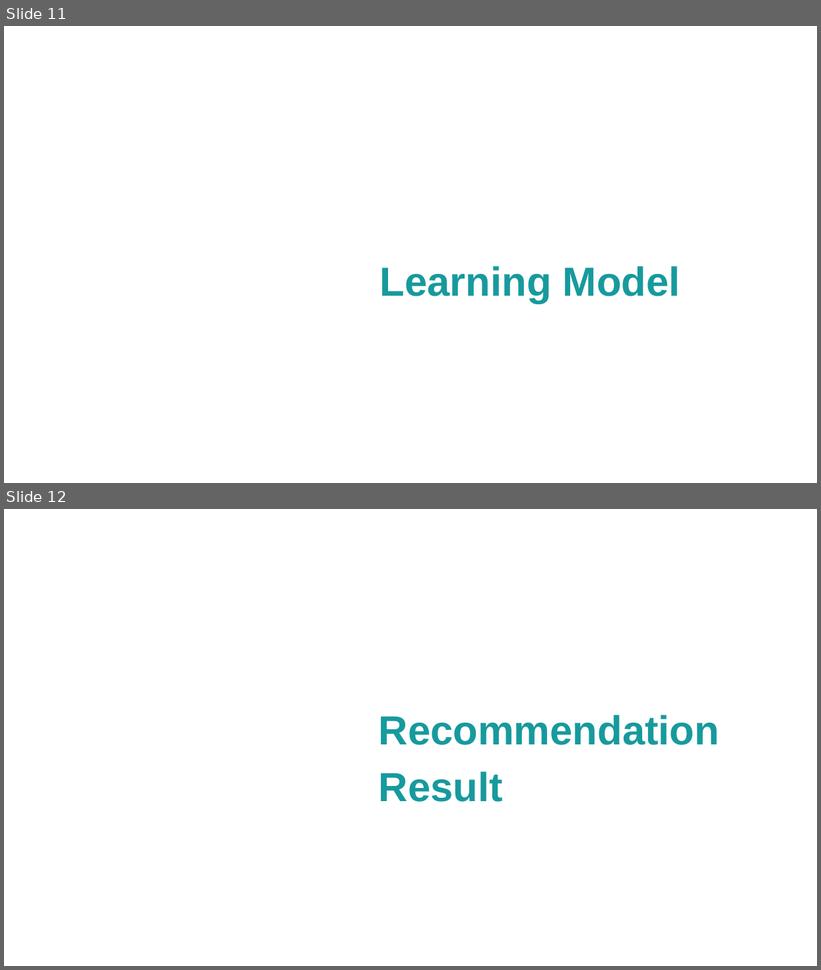
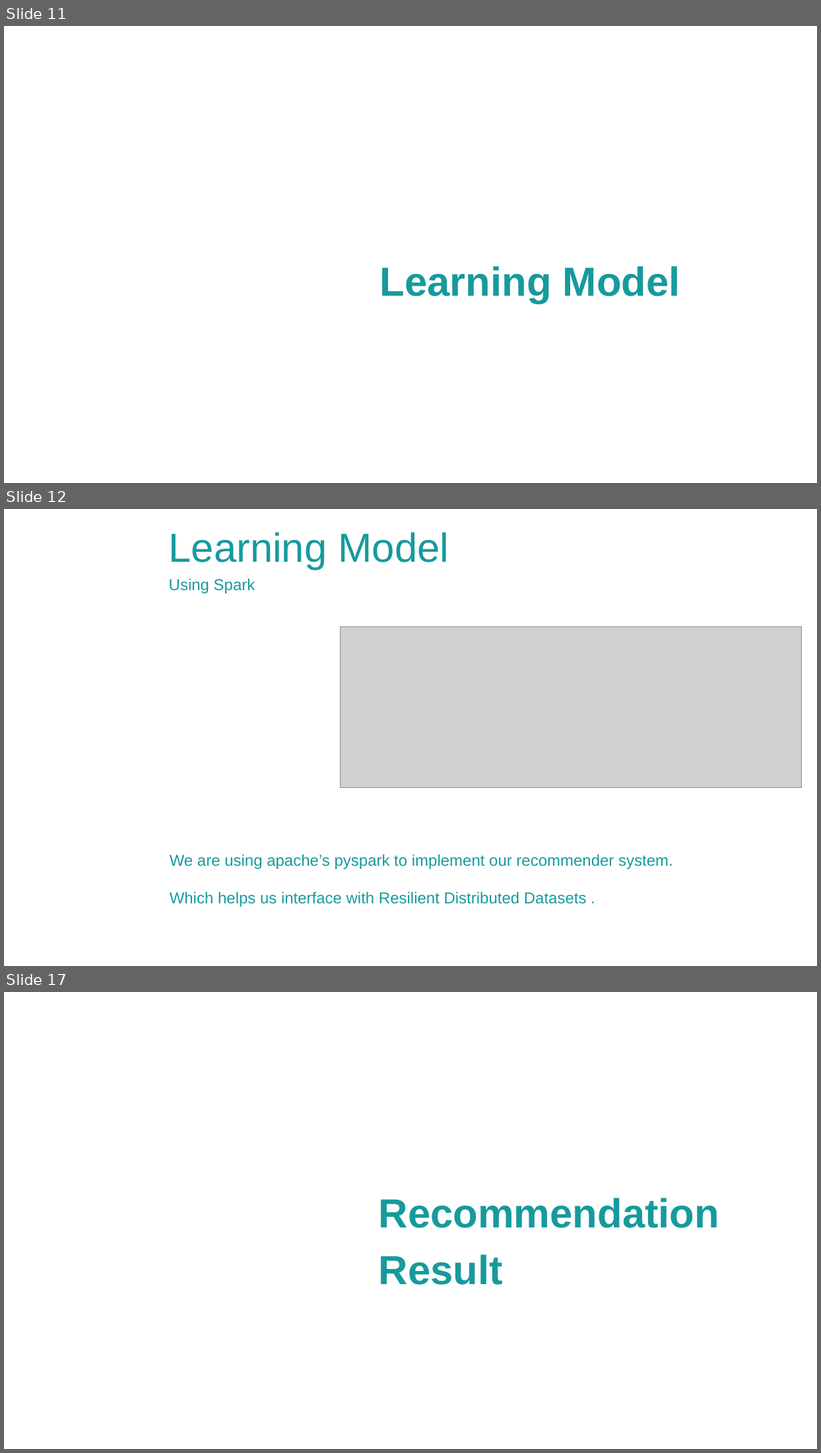
Before and after one commit to yusa-imit/cse20_bigdata_recommender, a slide deck: docs/final_report.pptx. Shown one above the other, each under a label of ours: slides 11 and 12 before the commit, slides 11, 12 and 17 after it; the slides between them are not shown. The pictures are 821x970 and 821x1453 pixels, drawn with LibreOffice and Linux fonts; fonts in the diff are those of the drawing; grey boxes stand for pictures; background and template pictures are left out. Boxes give left, top, right and bottom in pixels: in the first picture for what was removed or moved away, otherwise in the second. Text is boxed around its words. In the diff, an @@ line names an element or a change of style, - is before the commit and + after.

```diff
--- a/docs/final_report.pptx
+++ b/docs/final_report.pptx
@@ slide 12 added at (4, 509, 817, 966), background picture (left out) @@
@@ text added at (169, 532, 450, 569), 36 pt, text #179A9D @@
+Learning Model
@@ text added at (169, 578, 255, 593), 14 pt, text #179A9D @@
+Using Spark
@@ picture added at (340, 627, 802, 788) @@
@@ text added at (170, 854, 673, 907), 14 pt, text #179A9D @@
+We are using apache’s pyspark to implement our recommender system.
+Which helps us interface with Resilient Distributed Datasets .
@@ what was slide 12 is now slide 17 @@
```
Also in this commit, not shown: 6 other slides added.
